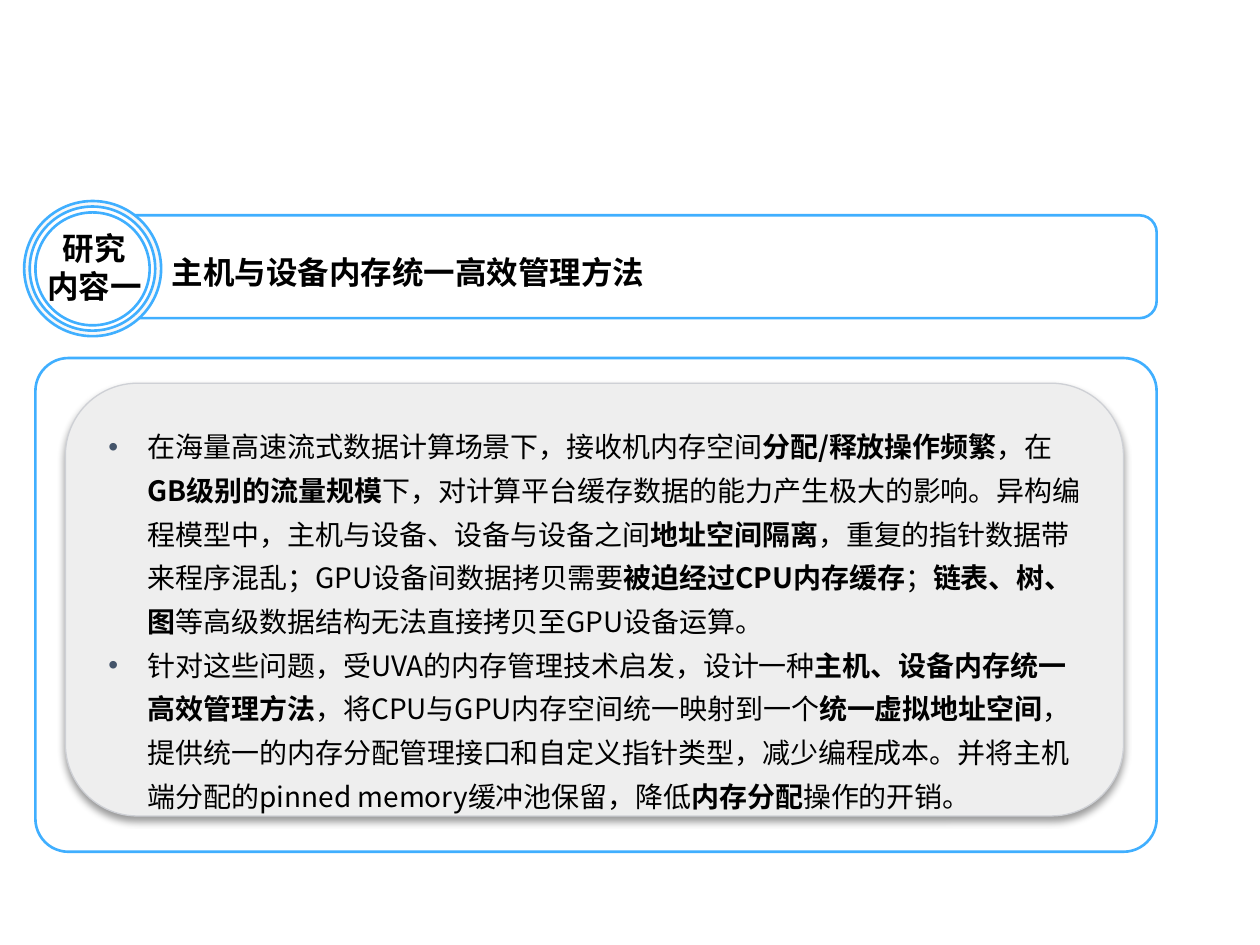
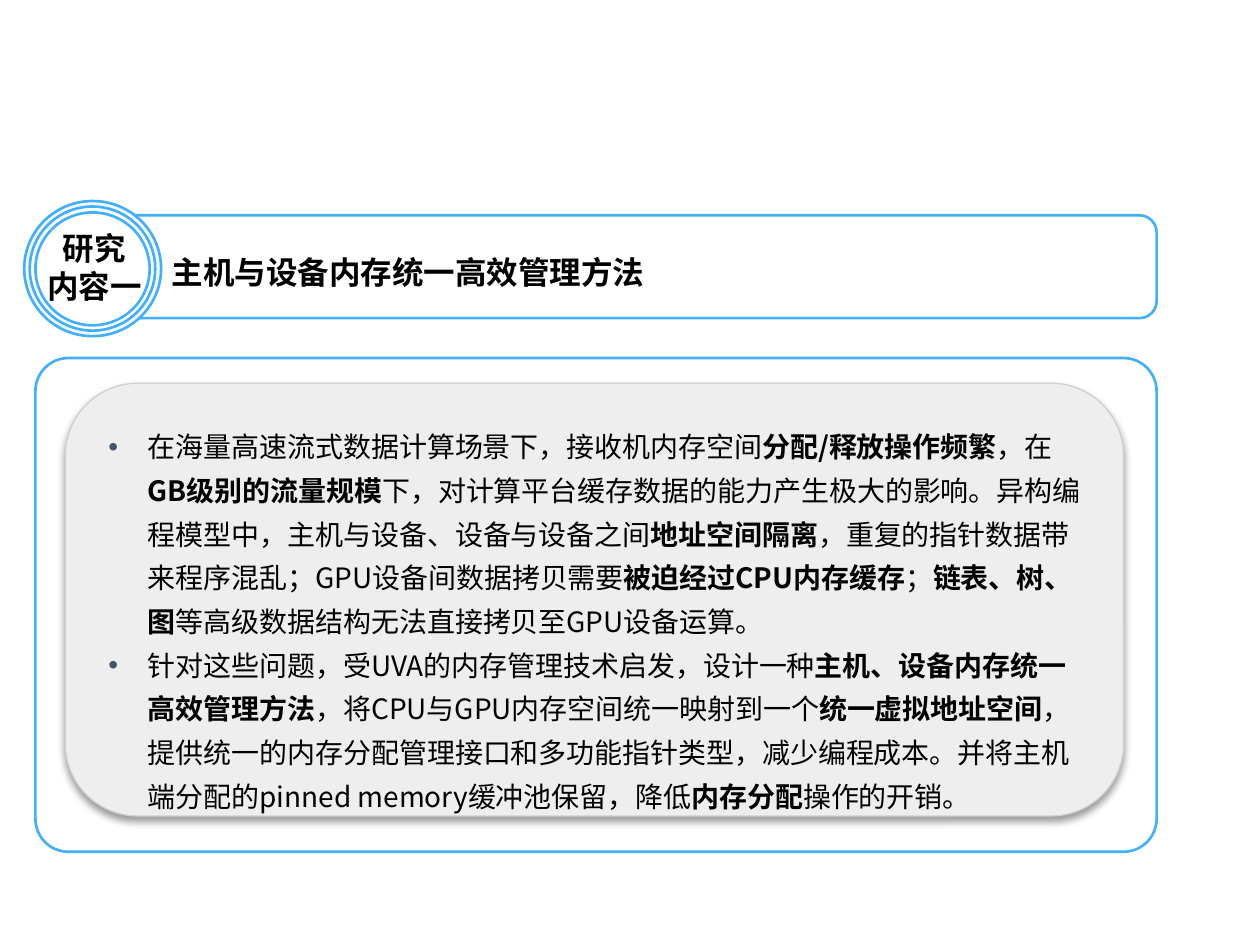
Before and after one commit to ChangJH-Mark/Papers, a slide deck: slide 10 of 开题报告/常佳辉-面向高速数据流的异构平台调度优化技术.pptx. Drawn at 1260x945 pixels with LibreOffice and Linux fonts; fonts in the diff are those of the drawing; background and template pictures are left out. Boxes give left, top, right and bottom in pixels: in the first picture for what was removed or moved away, otherwise in the second. Text is boxed around its words. In the diff, an @@ line names an element or a change of style, - is before the commit and + after.

```diff
--- a/开题报告/常佳辉-面向高速数据流的异构平台调度优化技术.pptx
+++ b/开题报告/常佳辉-面向高速数据流的异构平台调度优化技术.pptx
@@ text in rounded rectangle at [148, 652, 1071, 814]: text changed @@
-• 针对这些问题，受UVA的内存管理技术启发，设计一种主机、设备内存统一高效管理方法，将CPU与GPU内存空间统一映射到一个统一虚拟地址空间，提供统一的内存分配管理接口和自定义指针类型，减少编程成本。并将主机端分配的pinned memory缓冲池保留，降低内存分配操作的开销。
+• 针对这些问题，受UVA的内存管理技术启发，设计一种主机、设备内存统一高效管理方法，将CPU与GPU内存空间统一映射到一个统一虚拟地址空间，提供统一的内存分配管理接口和多功能指针类型，减少编程成本。并将主机端分配的pinned memory缓冲池保留，降低内存分配操作的开销。
```
Also in this commit, not shown: 3 other slides changed, 3 other files.
